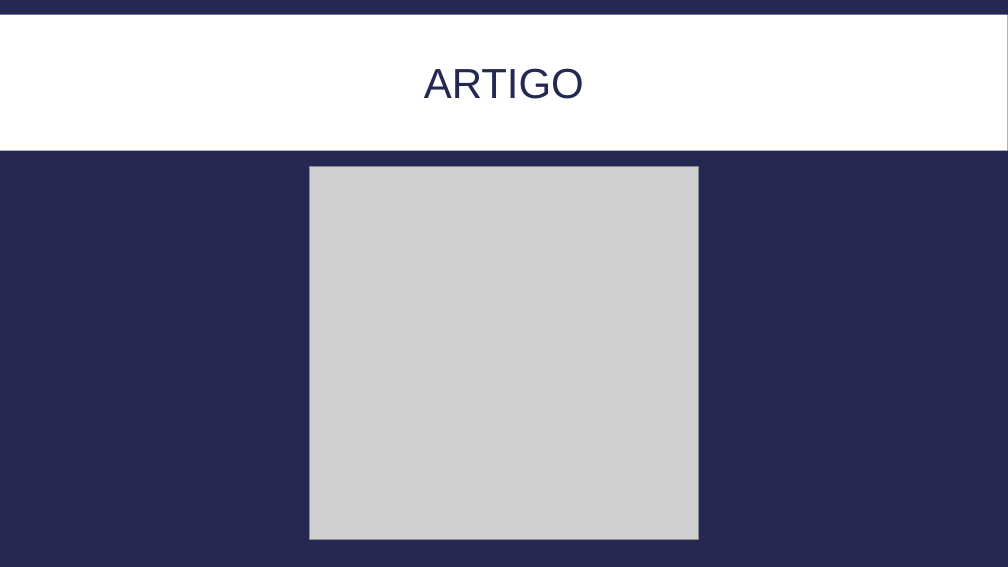
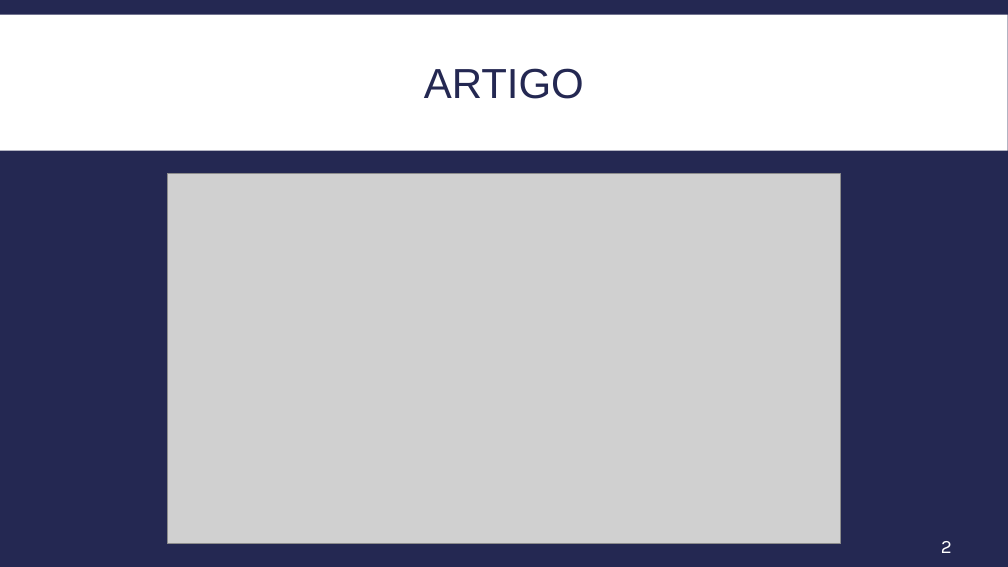
Before and after one commit to itff/Seminarios2, a slide deck: slide 2 of Apresentacao_Editado.pptx. Drawn at 1008x567 pixels with LibreOffice and Linux fonts; fonts in the diff are those of the drawing; grey boxes stand for pictures. Boxes give left, top, right and bottom in pixels: in the first picture for what was removed or moved away, otherwise in the second. Text is boxed around its words. In the diff, an @@ line names an element or a change of style, - is before the commit and + after.

```diff
--- a/Apresentacao_Editado.pptx
+++ b/Apresentacao_Editado.pptx
@@ picture: place and size @@
-picture at box(310, 166, 699, 540)
+picture at box(167, 174, 841, 544)
@@ page number added at box(941, 541, 952, 553), 18 pt, text #FFFFFF @@
+2
```
Also in this commit, not shown: 31 other slides changed, 1 slide removed.
